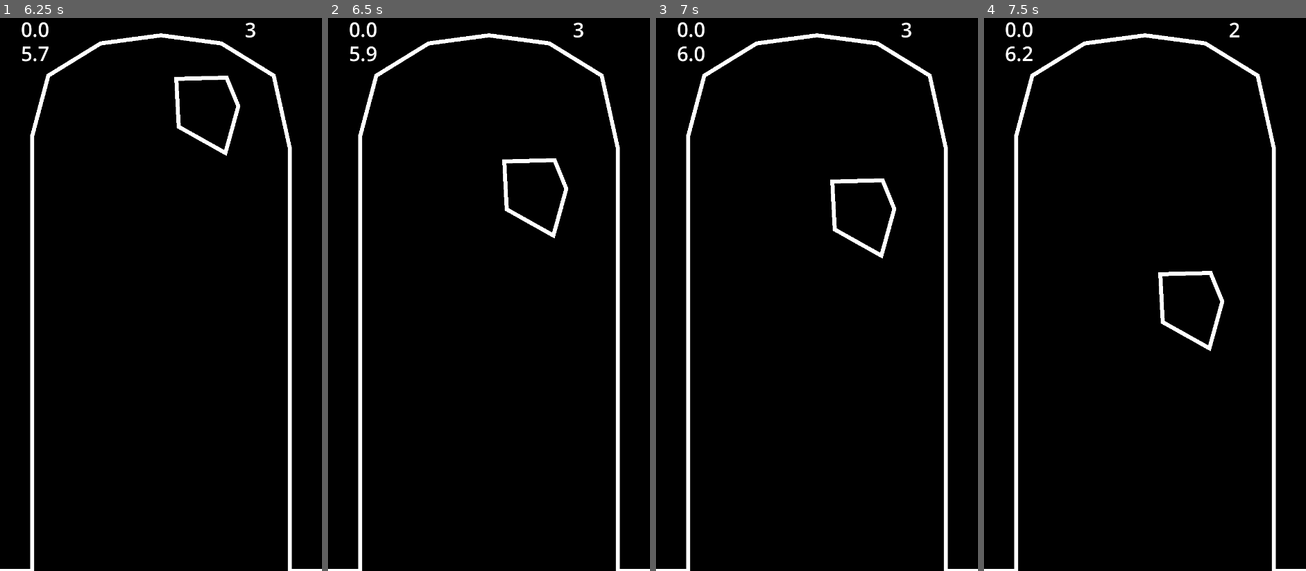
Above: before the commit, frames 1-4 (left to right).
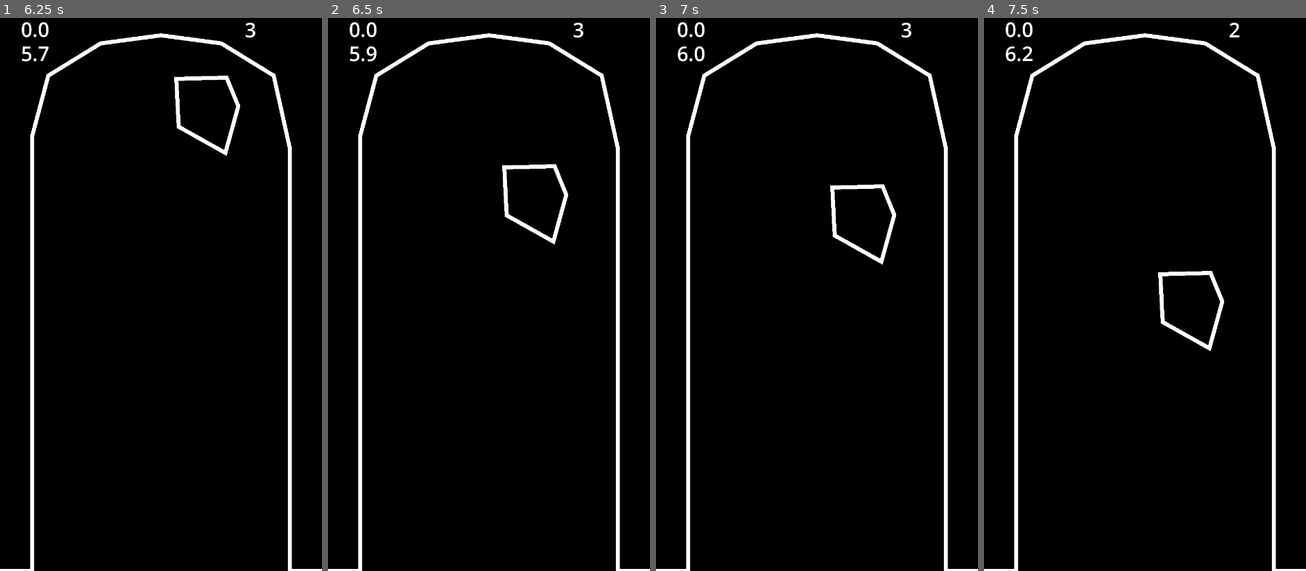
Above: after the commit, the same moments.

Repository: WOCae/L010
Game: Godot game, scene res://Scene/start_game.tscn
Same seed, same stepped clock (60 frames per second), same inputs: the game is played once before the commit and once after it.
Inputs (mouse positions are in pixels of both pictures, inside the frame that each line leads up to):
- Up to frame 1 (6.25 s): tap Enter (ui_accept) at 0.5, 0.77, 1.52, 3.02, 3.77, 4.52, 6.02 s; move the mouse to (144, 405) at 0.52 s; hold Up (move_up) 0.53-2.03 s; click (144, 405) at 0.67 s; move the mouse to (38, 56) at 1.27 s; click (38, 56) at 1.42 s; move the mouse to (141, 56) at 2.02 s; hold Left (move_left) 2.03-3.53 s; click (141, 56) at 2.17 s; move the mouse to (241, 56) at 2.77 s; click (241, 56) at 2.92 s; move the mouse to (112, 156) at 3.52 s; hold Down (move_down) 3.53-4.28 s; move the mouse to (231, 266) at 4.27 s; hold Right (move_right) 4.28-5.03 s; move the mouse to (96, 322) at 5.02 s; hold Up (move_up) 5.03-5.78 s; click (96, 322) at 5.17 s; move the mouse to (193, 172) at 5.77 s; hold Right (move_right) from 5.78 s (still down)
- Up to frame 2 (6.5 s): keep holding Right (move_right)
- Up to frame 3 (7 s): keep holding Right (move_right); move the mouse to (800, 405) at 6.52 s; tap Enter (ui_accept) at 6.77 s
- Up to frame 4 (7.5 s): keep holding Right (move_right); move the mouse to (1241, 377) at 7.27 s; click (1241, 377) at 7.42 s

Frame 1 is identical in both runs. In frame 2, 0.8% of the frame differs, in the area x 54-75%, y 25-41%; in frame 3, 0.8%, in the area x 54-75%, y 29-45%; in frame 4, nothing differs.

Commit message:
Update bulletE1.tscn

Diff:
--- a/enemy1/bulletE1.tscn
+++ b/enemy1/bulletE1.tscn
@@ -3,6 +3,7 @@
 [ext_resource type="Script" path="res://enemy1/bulletE1.gd" id="1_l78ln"]
 
 [sub_resource type="CircleShape2D" id="CircleShape2D_sbqpi"]
+radius = 5.0
 
 [node name="Bullet" type="Area2D"]
 script = ExtResource("1_l78ln")
